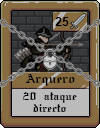
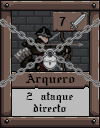
Layer changes from the first (100, 128) image to the second:
hid "Marco dorado" over [0, 0, 100, 128]
showed "Marco madera" over [0, 0, 100, 128]
renamed "20 ataque directo" to "2 ataque directo", painted on it over [23, 92, 77, 103]
painted on "7" over [55, 17, 69, 26]
hid "Barra dorada 2" over [2, 71, 98, 89]
showed "Barra madera" over [2, 71, 98, 89]
hid "Recuadro oro 2" over [52, 11, 88, 32]
showed "Recuadro madera" over [53, 11, 88, 32]
